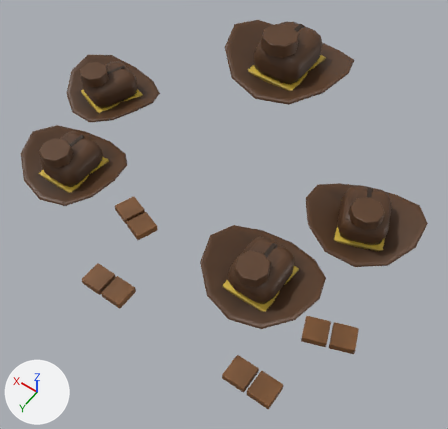
What one commit did to the glTF model art-src/blender/export/crew/suds-posse-lod1.glb.
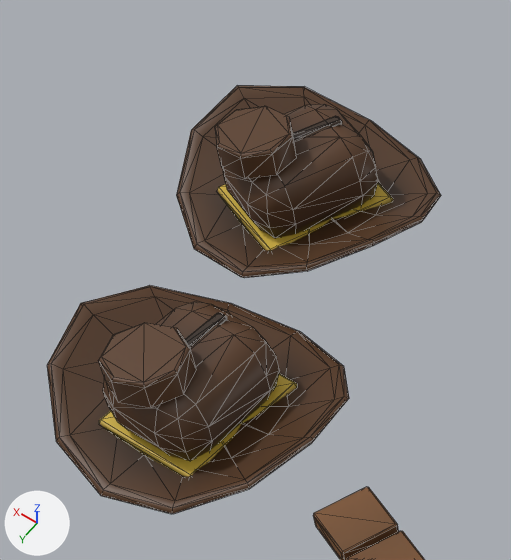
The first picture shows the older version from a 50 mm camera at (-1.41, 2.73, 4.02) aimed at (-0.03, 0.79, 0.97). The close-ups show the older and then the newer version on the part from 1% to 41% of the width and 6% to 52% of the height of that picture. Only the edits that show in the close-ups are written down. Every picture has the same lights, and +X, +Y and +Z are marked at lower left. The close-ups show mesh edges as thin lines. Vertices at exactly the same position are counted once.

Names of what the first close-up shows: 'att0_hat', 'att2_hat', 'att2_leg_l_trim', 'att2_leg_r_trim'.
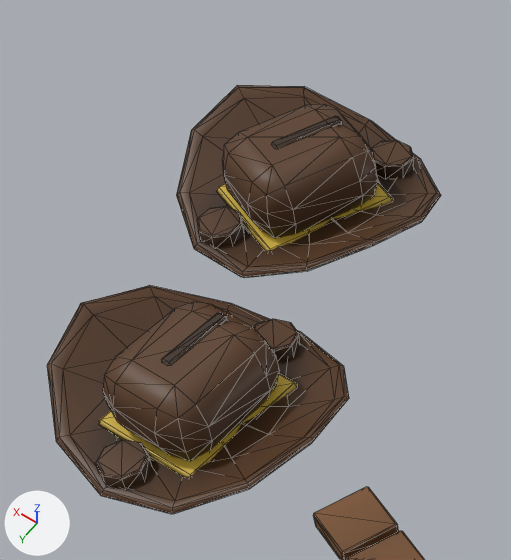
The change, as a list of edits to the scene's bpy script:
```text
Change me_att0_hat:
    used by ob_att0_hat; location = (0.62, 1.3, 1.51)
    remove me_att0_hat.from_pydata(...)  # 236 vertices, 446 faces; spans x -0.309..0.309, y -0.279..0.279, z -0.094..0.169
    add me_att0_hat.from_pydata(...)  # 260 vertices, 484 faces; spans x -0.309..0.309, y -0.279..0.279, z -0.094..0.113
    me_att0_hat part 1: the loose piece of 24 vertices spanning x -0.084..0.084, y 0.011..0.179, z 0.108..0.169 is turned 6.7 degrees about the x axis through its middle and scaled by 0.6, then moved by (0.0, -0.302, -0.19)
    me_att0_hat part 2: the loose piece of 24 vertices spanning x -0.084..0.084, y 0.011..0.179, z 0.108..0.169 is copied, and the copy is scaled about its middle by 0.6, then moved by (0.0, 0.115, -0.178); it spans x -0.05..0.05, y 0.16..0.26, z -0.057..-0.02
    me_att0_hat part 3: 30 kept faces spanning x -0.15..0.15, y -0.27..0.27, z -0.076..0.113 get new vertex colours; the middle colour goes from brown #4d321c to brown #4c321c
```

Location of each change, [x1, y1, x2, y2] in pixels of the close-ups (511 x 560 px; the box of a moved part takes in the faces that stretch with it):
part 1 of me_att0_hat, moved or reshaped
    before: [99, 106, 297, 408]
    after: [254, 140, 414, 362]
part 2 of me_att0_hat, added
    after: [95, 206, 245, 489]
part 3 of me_att0_hat, recoloured
    both: [91, 114, 422, 496]
